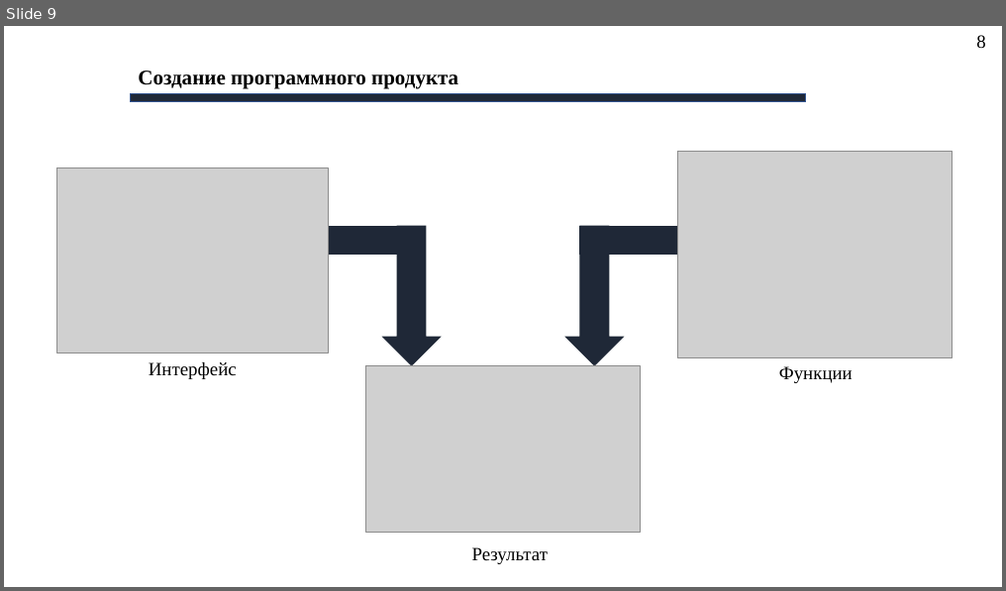
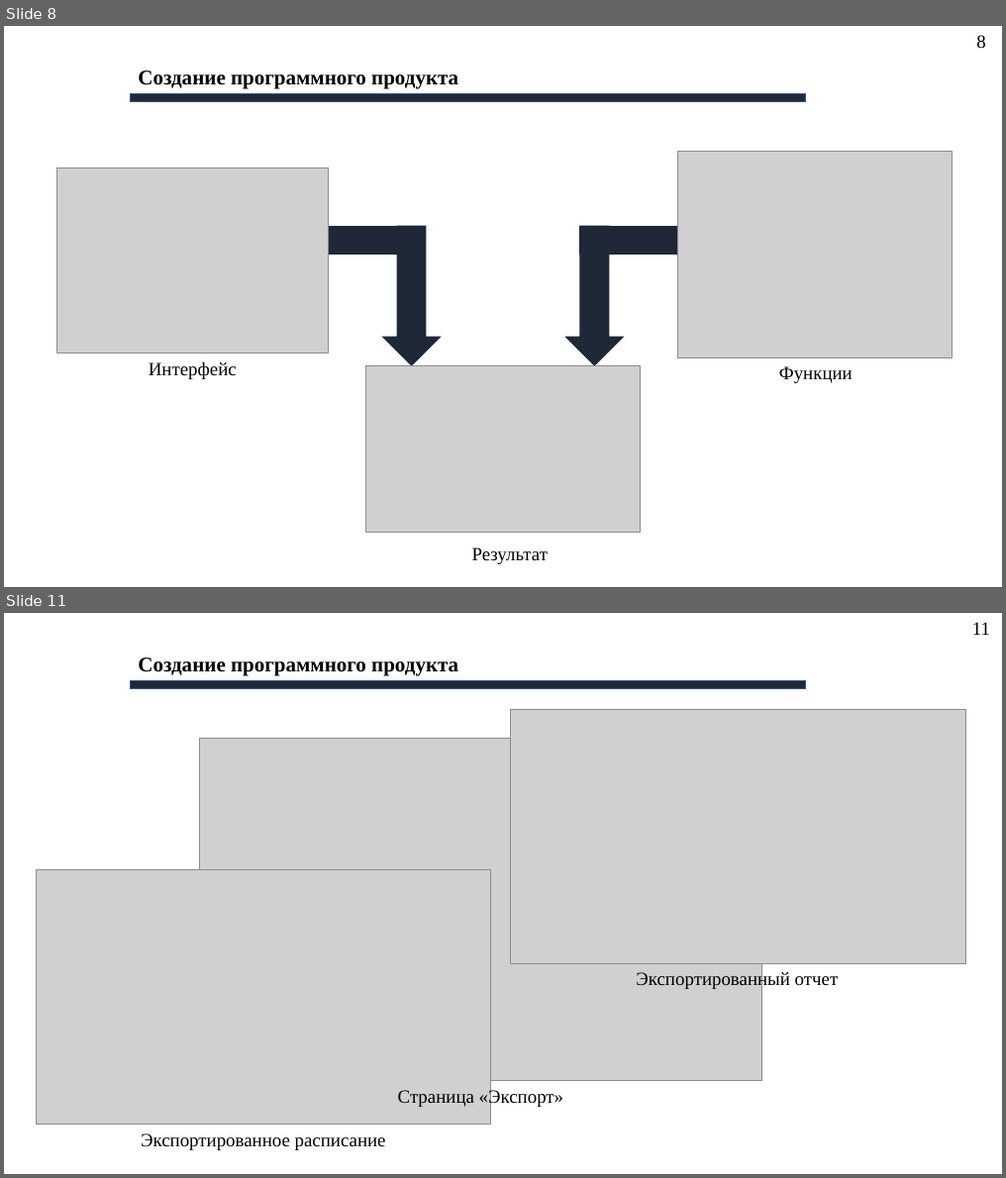
Before and after one commit to AlexeyBQS/Examwork, a slide deck: Presentation/Презентация.pptx. Shown one above the other, each under a label of ours: slide 9 before the commit, slides 8 and 11 after it; the slides between them are not shown. The pictures are 1006x591 and 1006x1178 pixels, drawn with LibreOffice and Linux fonts; fonts in the diff are those of the drawing; grey boxes stand for pictures; background and template pictures are left out. Boxes give left, top, right and bottom in pixels: in the first picture for what was removed or moved away, otherwise in the second. Text is boxed around its words. In the diff, an @@ line names an element or a change of style, - is before the commit and + after.

```diff
--- a/Presentation/Презентация.pptx
+++ b/Presentation/Презентация.pptx
@@ slide 11 added at box(4, 613, 1002, 1174), background picture (left out) @@
@@ text added at box(972, 622, 990, 635), 18 pt, text #000000 @@
+11
@@ text added at box(138, 658, 458, 676), 20 pt, text #000000, bold @@
+Создание программного продукта
@@ rectangle added at box(131, 680, 806, 688), fill #1F2837, outline #325491 1 pt @@
@@ picture added at box(511, 709, 966, 964) @@
@@ picture added at box(200, 738, 762, 1081) @@
@@ picture added at box(37, 870, 491, 1125) @@
@@ text added at box(636, 971, 839, 990), 18 pt, text #000000 @@
+Экспортированный отчет
@@ text added at box(398, 1088, 563, 1107), 18 pt, text #000000 @@
+Страница «Экспорт»
@@ text added at box(141, 1134, 386, 1151), 18 pt, text #000000 @@
+Экспортированное расписание
@@ what was slide 9 is now slide 8 @@
```
Also in this commit, not shown: 7 slides changed, 4 other slides added, 1 slide removed, 2 other files.
